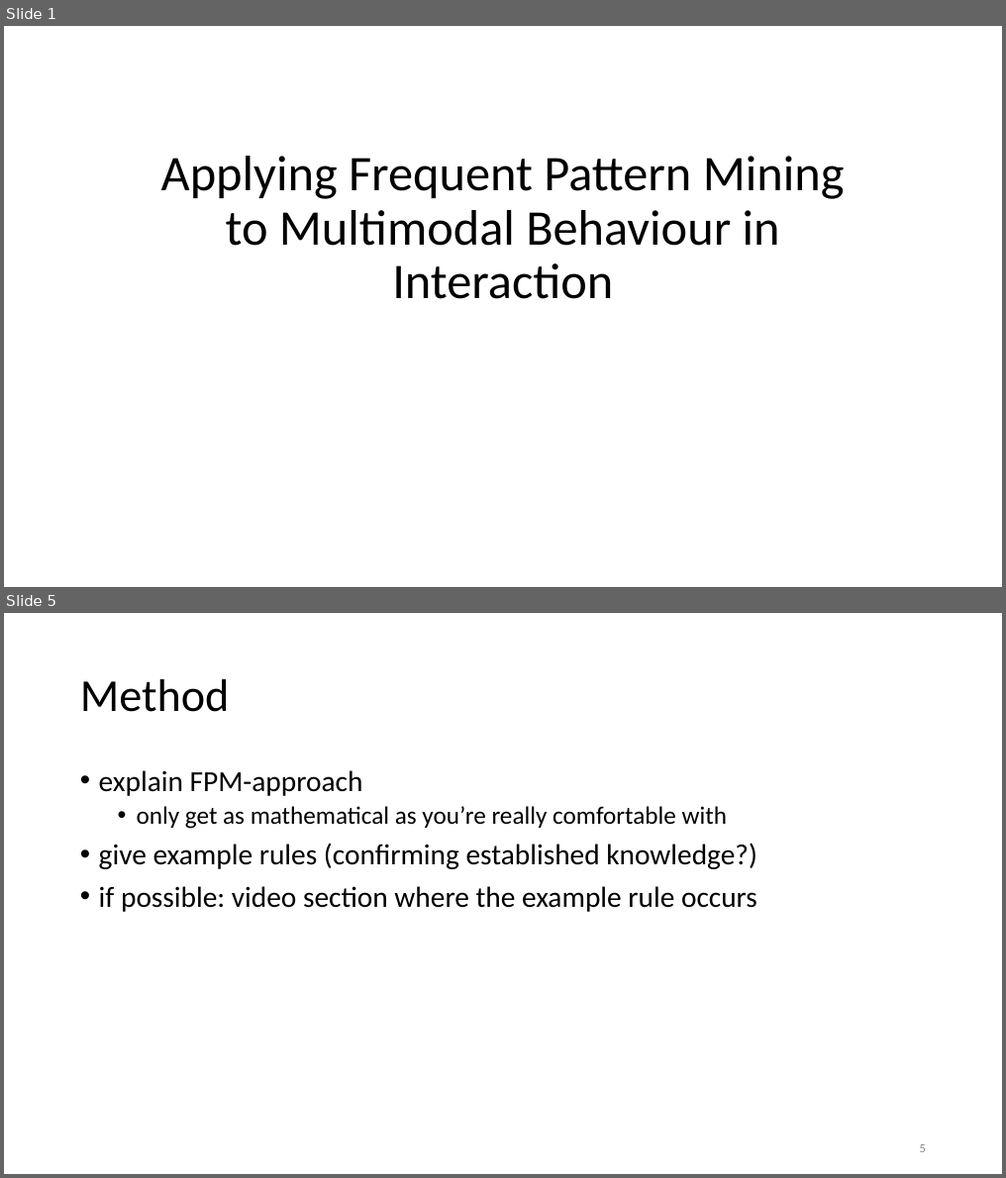
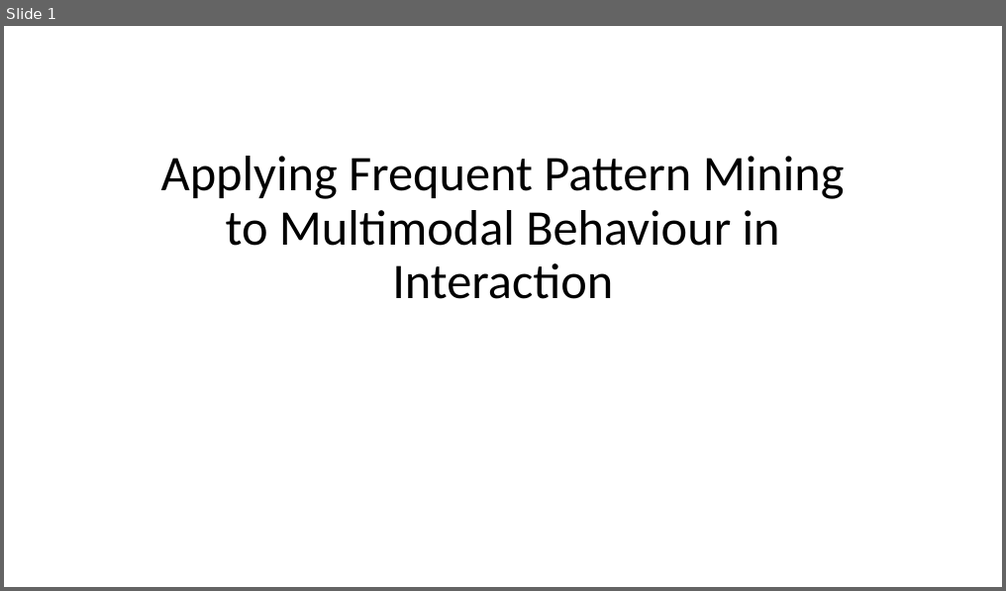
Before and after one commit to prestoaghitato/BA_thesis, a slide deck: tex/beamer_dummy.pptx. Shown one above the other, each under a label of ours: slides 1 and 5 before the commit, slide 1 after it; the slides between them are not shown. The pictures are 1006x1178 and 1006x591 pixels, drawn with LibreOffice and Linux fonts; fonts in the diff are those of the drawing. Boxes give left, top, right and bottom in pixels: in the first picture for what was removed or moved away, otherwise in the second. Text is boxed around its words. In the diff, an @@ line names an element or a change of style, - is before the commit and + after.

```diff
--- a/tex/beamer_dummy.pptx
+++ b/tex/beamer_dummy.pptx
@@ slide 5 removed at [4,613,1002,1174], background #FFFFFF @@
@@ title removed at [80,679,230,712] @@
-Method
@@ text removed at [99,770,757,912] @@
-• explain FPM-approach
-  • only get as mathematical as you’re really comfortable with
-• give example rules (confirming established knowledge?)
-• if possible: video section where the example rule occurs
@@ page number removed at [920,1145,926,1153] @@
-5
```
Also in this commit, not shown: 3 slides changed, 6 slides added, 4 other slides removed, 7 other files.
